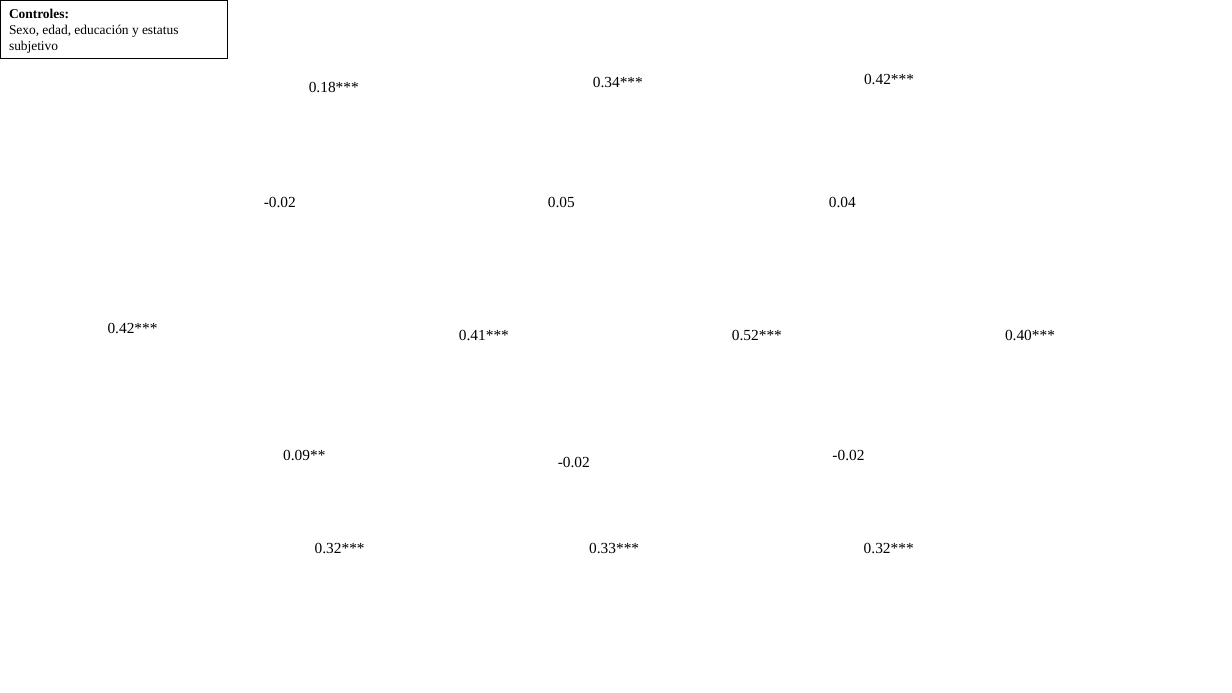
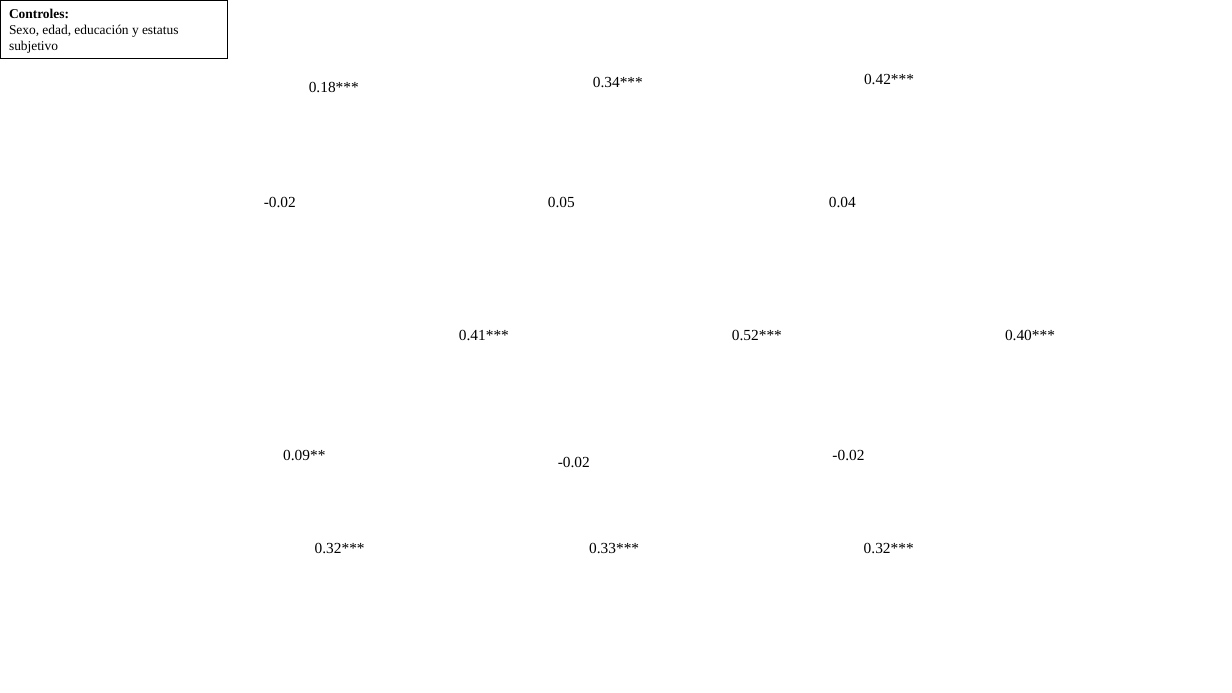
Before and after one commit to jciturras/dinamic-legit, a slide deck: slide 4 of output/images/sem_cross.pptx. Drawn at 1232x693 pixels with LibreOffice and Linux fonts; fonts in the diff are those of the drawing; background and template pictures are left out. Boxes give left, top, right and bottom in pixels: in the first picture for what was removed or moved away, otherwise in the second. Text is boxed around its words. In the diff, an @@ line names an element or a change of style, - is before the commit and + after.

```diff
--- a/output/images/sem_cross.pptx
+++ b/output/images/sem_cross.pptx
@@ text removed at box(108, 322, 158, 333) @@
-0.42***
```
Also in this commit, not shown: 1 slide added, 3 other files.
